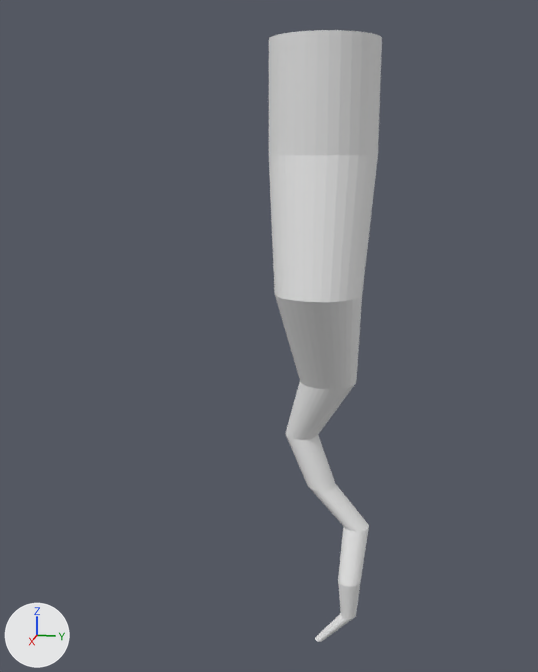
Before and after pictures for a commit that changed the Blender file env_tree_sonny_donaldson_01.blend.
Before and after are seen from a 50 mm camera at (14.03, 1.79, -0.96) aimed at (0.32, -0.95, -4.38). The axes (+X, +Y, +Z) are drawn at lower left. The lights are the same throughout. The first picture is the older version.
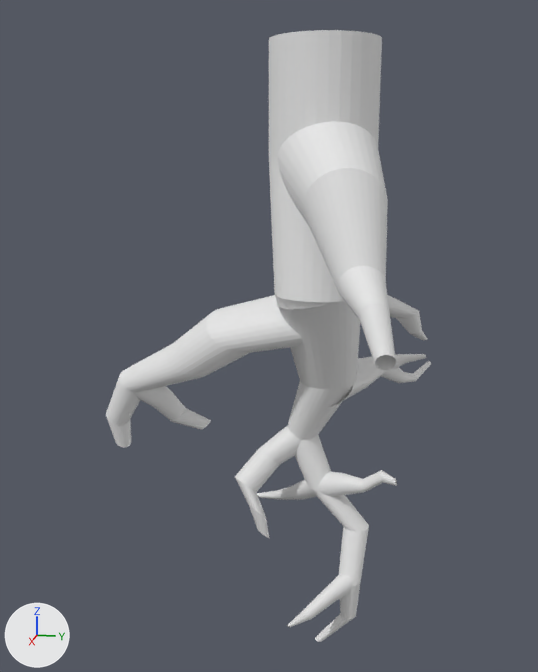
What changed in the scene script:
```text
Change me_cylinder:
    used by ob_cylinder; location = (0.0, 0.0, 0.0)
    remove me_cylinder.from_pydata(...)  # 320 vertices, 290 faces; spans x -1.0..1.52, y -1.0..1.07, z -10.79..1.0
    add me_cylinder.from_pydata(...)  # 1856 vertices, 1506 faces; spans x -2.81..3.79, y -4.54..2.2, z -10.79..1.0
    me_cylinder part 1: 1536 vertices added at x -2.81..3.79, y -4.54..2.2, z -9.88..-0.12
```

Location of each change, [x1, y1, x2, y2] in pixels of the pictures (538 x 672 px):
'Cylinder', reshaped (186% wider)
    before: [269, 30, 382, 642]
    after: [106, 30, 431, 642]
part 1 of me_cylinder, added
    after: [106, 121, 431, 627]
